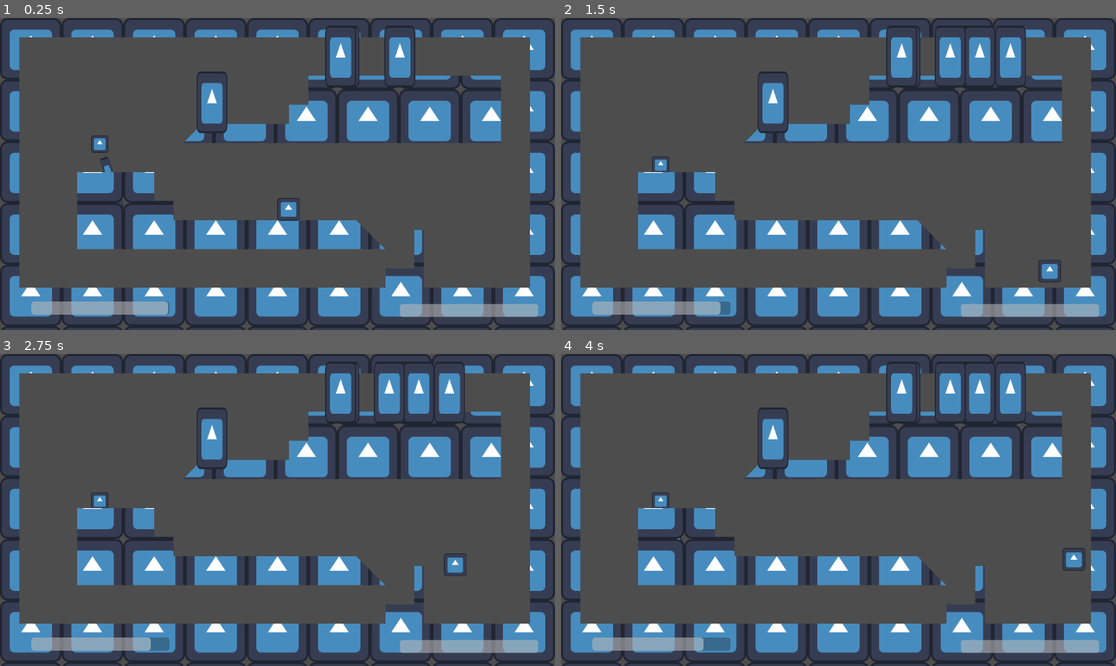
Above: before the commit, frames 1-4 (two rows, left to right).
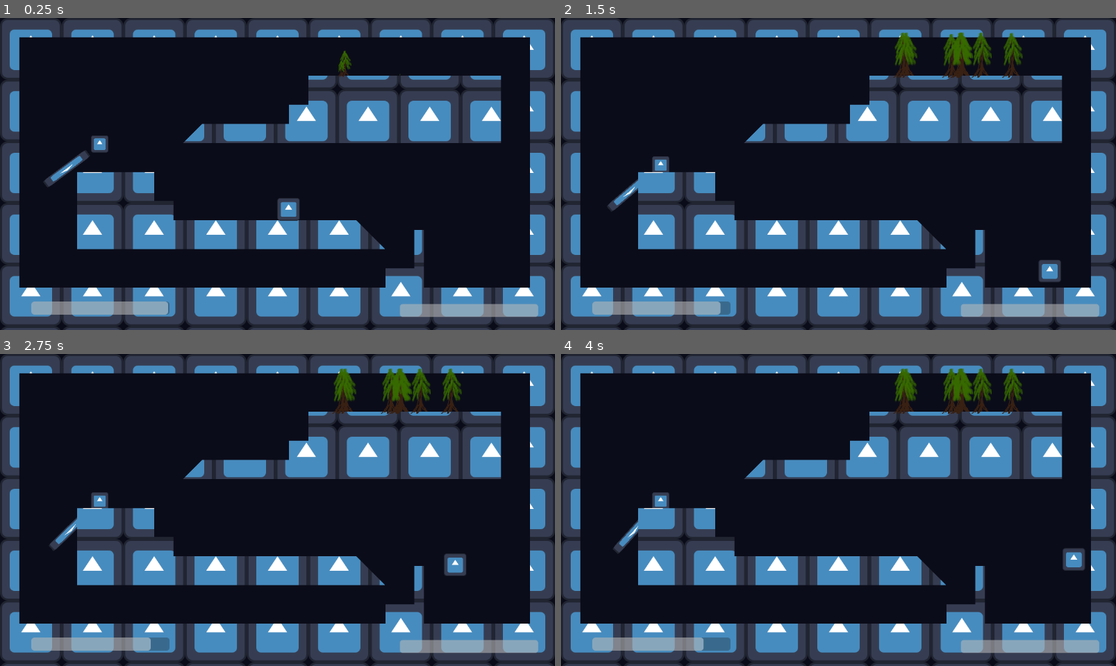
Above: after the commit, the same moments.

Repository: Kurooco/trijam348
Game: Godot game, scene res://scenes/level_1.tscn
Two runs of this game, one before a commit and one after it. Both use one fixed random seed, a clock stepped at 60 frames per second and the inputs below. The engine's default icon, where the game draws it, is replaced by a stand-in: a white triangle on a blue panel in a dark square.
Inputs:
- Up to frame 1 (0.25 s): no input
- Up to frame 2 (1.5 s): hold D (right_f) from 0.53 s (still down); tap W (jump_f) at 0.77 s
- Up to frame 3 (2.75 s): tap W (jump_f) at 1.52 s; release D (right_f) at 2.03 s; hold A (left_f) from 2.03 s (still down)
- Up to frame 4 (4 s): release A (left_f) at 2.78 s; hold D (right_f) from 2.78 s (still down); tap W (jump_f) at 3.02, 3.77 s

The runs differ from the first frame. In frame 1, 58% of the frame differs, in the area x 0-100%, y 0-100%; in frame 2, 58%; in frame 3, 58%; in frame 4, 58%.

Commit message:
polished trees

Diff:
--- a/project.godot
+++ b/project.godot
@@ -71,3 +71,4 @@
 
 renderer/rendering_method="gl_compatibility"
 renderer/rendering_method.mobile="gl_compatibility"
+environment/defaults/default_clear_color=Color(0.0430077, 0.0459764, 0.0994852, 1)
--- a/scenes/level_1.tscn
+++ b/scenes/level_1.tscn
@@ -1,11 +1,10 @@
-[gd_scene load_steps=8 format=3 uid="uid://uoxqxlnund4b"]
+[gd_scene load_steps=7 format=3 uid="uid://uoxqxlnund4b"]
 
 [ext_resource type="PackedScene" uid="uid://31daujt3lhts" path="res://scenes/person.tscn" id="1_014kd"]
 [ext_resource type="Script" uid="uid://cmhtdk12wkdnl" path="res://scenes/level_1.gd" id="1_bswci"]
 [ext_resource type="Texture2D" uid="uid://cyff6a50y5yhy" path="res://icon.svg" id="2_rus8k"]
 [ext_resource type="PackedScene" uid="uid://bx4o43qth1rfd" path="res://scenes/fire.tscn" id="4_5xbjy"]
 [ext_resource type="PackedScene" uid="uid://hks6mc1xiqi1" path="res://scenes/tree_spawner.tscn" id="6_fcfvj"]
-[ext_resource type="PackedScene" uid="uid://b7oopn7xguivr" path="res://scenes/tree_2.tscn" id="6_pa8r4"]
 
 [sub_resource type="Curve2D" id="Curve2D_4nkto"]
 _data = {
@@ -46,6 +45,3 @@
 
 [node name="TreeSpawner2" parent="." instance=ExtResource("6_fcfvj")]
 curve = SubResource("Curve2D_4nkto")
-
-[node name="Tree2" parent="." instance=ExtResource("6_pa8r4")]
-position = Vector2(440, 215)
--- a/scenes/tree_2.tscn
+++ b/scenes/tree_2.tscn
@@ -3,7 +3,7 @@
 [ext_resource type="PackedScene" uid="uid://dl7ed1erl7kmp" path="res://scenes/hurt_area.tscn" id="1_wmt7p"]
 [ext_resource type="Script" uid="uid://e143hv8k1u0b" path="res://scripts/tree.gd" id="2_rokvb"]
 [ext_resource type="PackedScene" uid="uid://mjqwrsmls811" path="res://scenes/health_component.tscn" id="3_rokvb"]
-[ext_resource type="Texture2D" uid="uid://cyff6a50y5yhy" path="res://icon.svg" id="3_w7snq"]
+[ext_resource type="Texture2D" uid="uid://bjgc8gju67bcl" path="res://art/tree.png" id="3_w7snq"]
 
 [sub_resource type="RectangleShape2D" id="RectangleShape2D_yrm5o"]
 size = Vector2(40, 110)
@@ -12,12 +12,11 @@
 collision_layer = 8
 script = ExtResource("2_rokvb")
 health_component = NodePath("HealthComponent")
-hurt_only_on_pass = true
 
 [node name="Sprite2D" type="Sprite2D" parent="." index="1"]
-position = Vector2(0, -40)
-scale = Vector2(0.5, 1)
+scale = Vector2(1e-05, 1e-05)
 texture = ExtResource("3_w7snq")
+offset = Vector2(0, -40)
 
 [node name="HealthComponent" parent="." index="2" instance=ExtResource("3_rokvb")]
 max_health = 3.0
--- a/scripts/person.gd
+++ b/scripts/person.gd
@@ -26,4 +26,4 @@
 
 	$CanvasLayer/HealthBar.value = ($HealthComponent.health/$HealthComponent.max_health)*100
 
-	$RotatePivot.rotate(delta*5)
+	$RotatePivot.rotate(delta*10)
--- a/scripts/tree.gd
+++ b/scripts/tree.gd
@@ -1,5 +1,8 @@
 extends "res://scripts/hurt_area.gd"
 
+func _ready():
+	var t : Tween = create_tween()
+	t.tween_property($Sprite2D, "scale", Vector2(1, 1), 1).set_trans(Tween.TRANS_CUBIC).set_ease(Tween.EASE_OUT)
 
 func _on_health_component_killed():
 	hide()
@@ -9,7 +12,7 @@
 
 
 func _on_hurt(amount):
-	for i in range(10):
+	for i in range(3):
 		var new_wood = load("res://scenes/wood_piece.tscn").instantiate()
 		new_wood.position = position
 		get_tree().current_scene.add_child(new_wood)
Binary file added: art/tree.png
Not shown, added: art/tree.png.import
